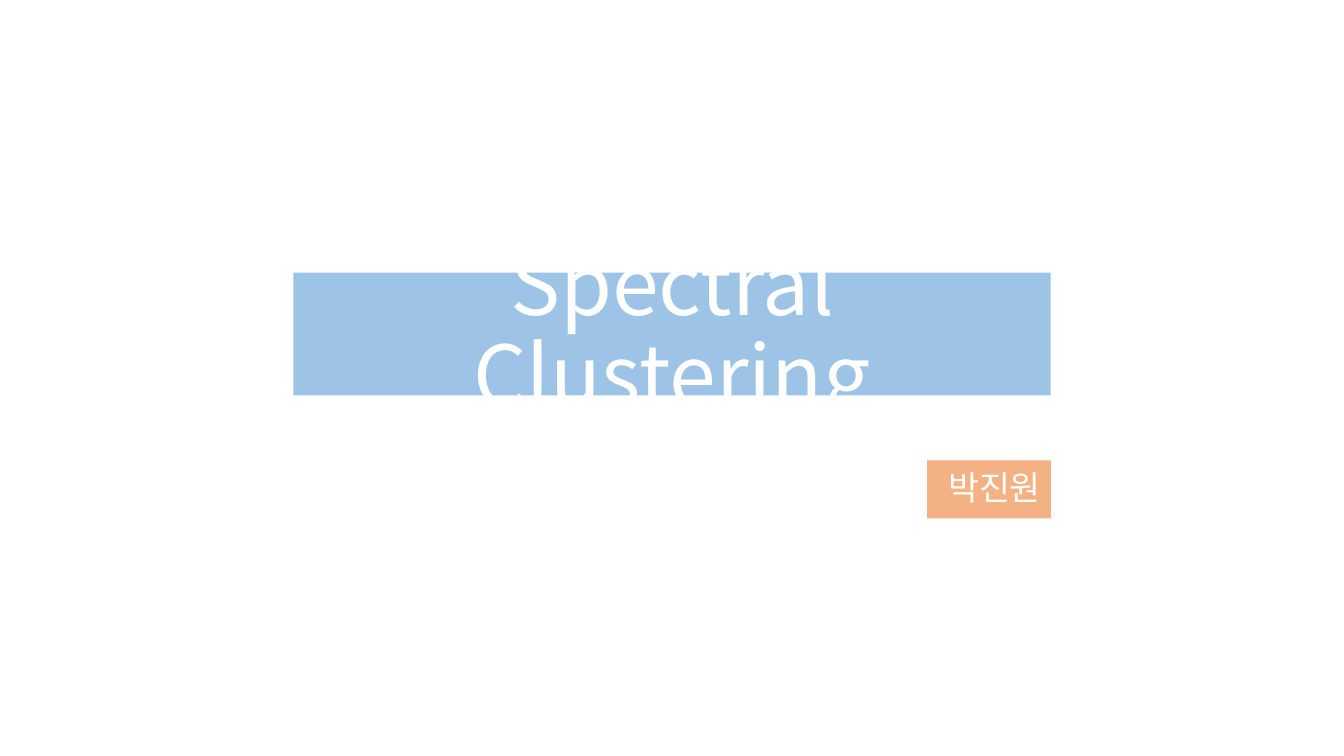
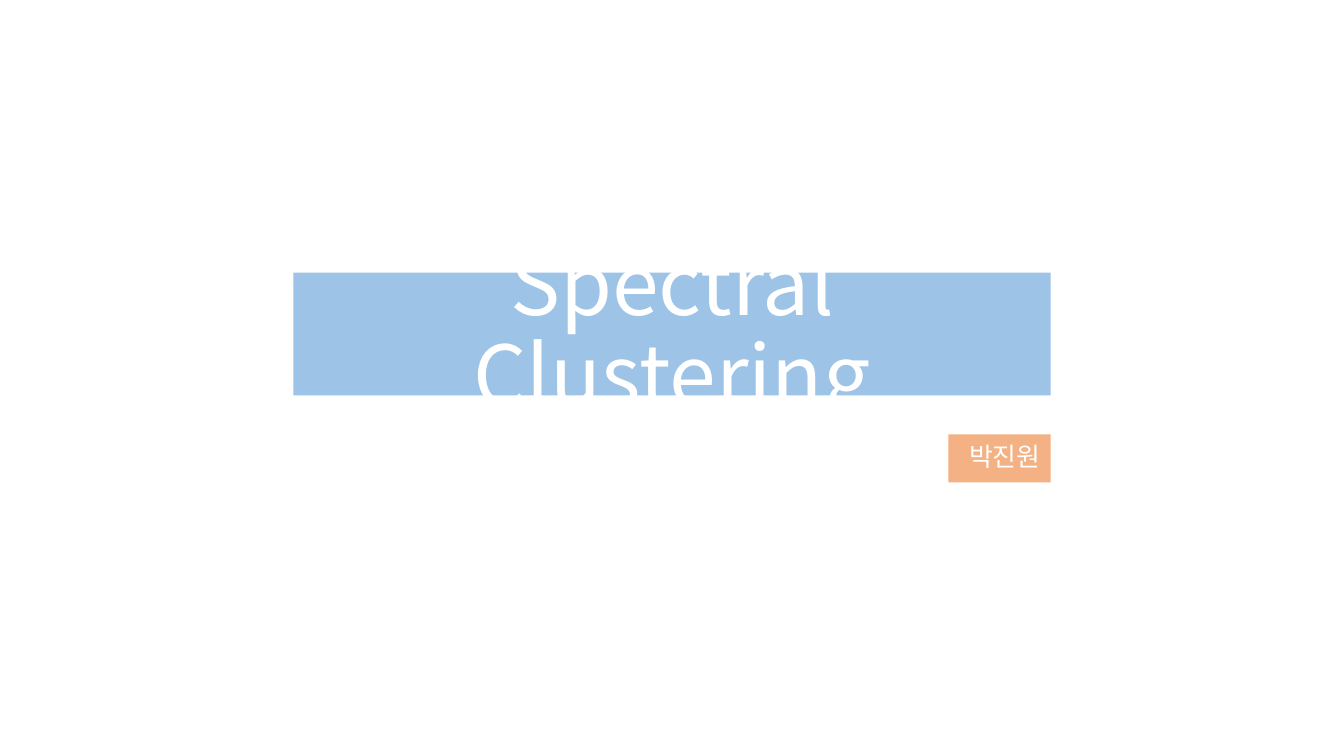
Before and after one commit to Blockhead4/Python-Project, a slide deck: slide 1 of Purrsong/Spectral Clustering_190822.pptx. Drawn at 1344x756 pixels with LibreOffice and Linux fonts; fonts in the diff are those of the drawing. Boxes give left, top, right and bottom in pixels: in the first picture for what was removed or moved away, otherwise in the second. Text is boxed around its words. In the diff, an @@ line names an element or a change of style, - is before the commit and + after.

```diff
--- a/Purrsong/Spectral Clustering_190822.pptx
+++ b/Purrsong/Spectral Clustering_190822.pptx
@@ subtitle "박진원": place and size @@
-subtitle "박진원" at [928,461,1052,519]
+subtitle "박진원" at [949,435,1052,483]
@@ subtitle "박진원" at [949,435,1052,483]: size 24 to 18.5 pt @@
```
Also in this commit, not shown: 3 other slides changed, 13 slides added, 1 slide removed.
